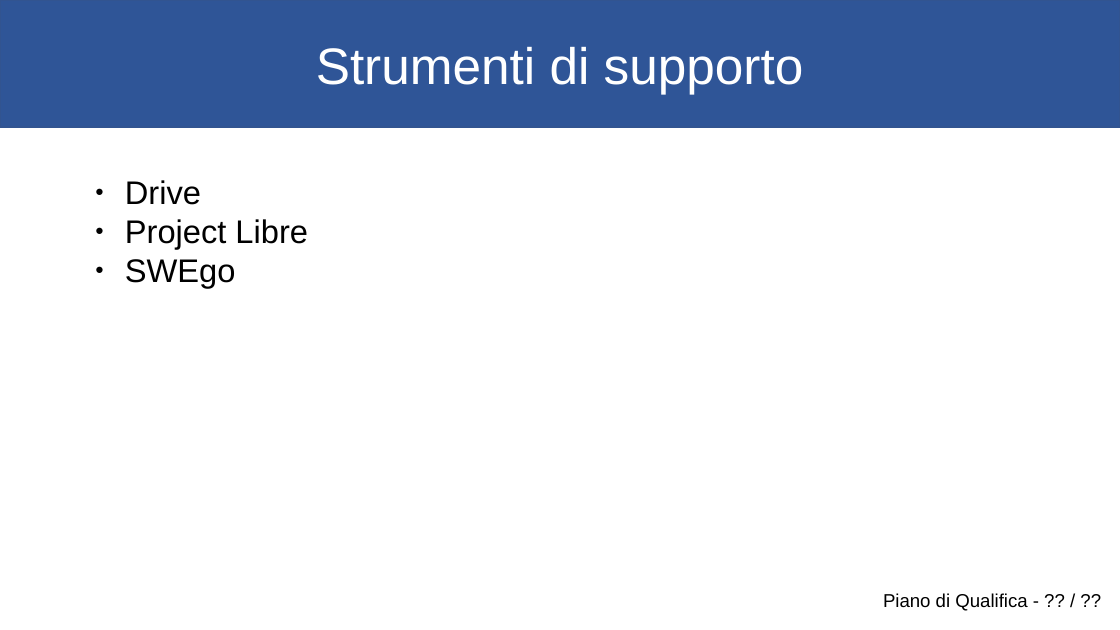
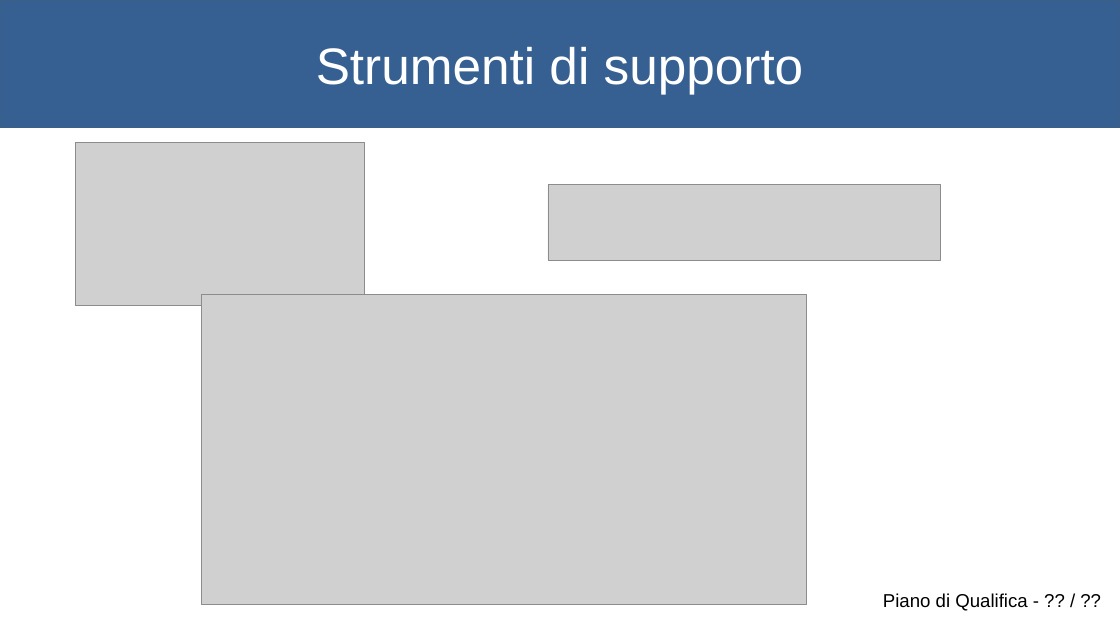
Before and after one commit to KaleidosCodeTeam/SWEDesigner, a slide deck: slide 36 of Presentazione/KaleidosCode_RR.pptx. Drawn at 1120x630 pixels with LibreOffice and Linux fonts; fonts in the diff are those of the drawing; grey boxes stand for pictures. Boxes give left, top, right and bottom in pixels: in the first picture for what was removed or moved away, otherwise in the second. Text is boxed around its words. In the diff, an @@ line names an element or a change of style, - is before the commit and + after.

```diff
--- a/Presentazione/KaleidosCode_RR.pptx
+++ b/Presentazione/KaleidosCode_RR.pptx
@@ picture added at (76,143,365,305) @@
@@ text removed at (125,180,308,288) @@
-● Drive
-● Project Libre
-● SWEgo
@@ picture added at (548,185,941,260) @@
@@ picture added at (202,294,807,605) @@
```
Also in this commit, not shown: 35 other slides changed, 1 other file.
